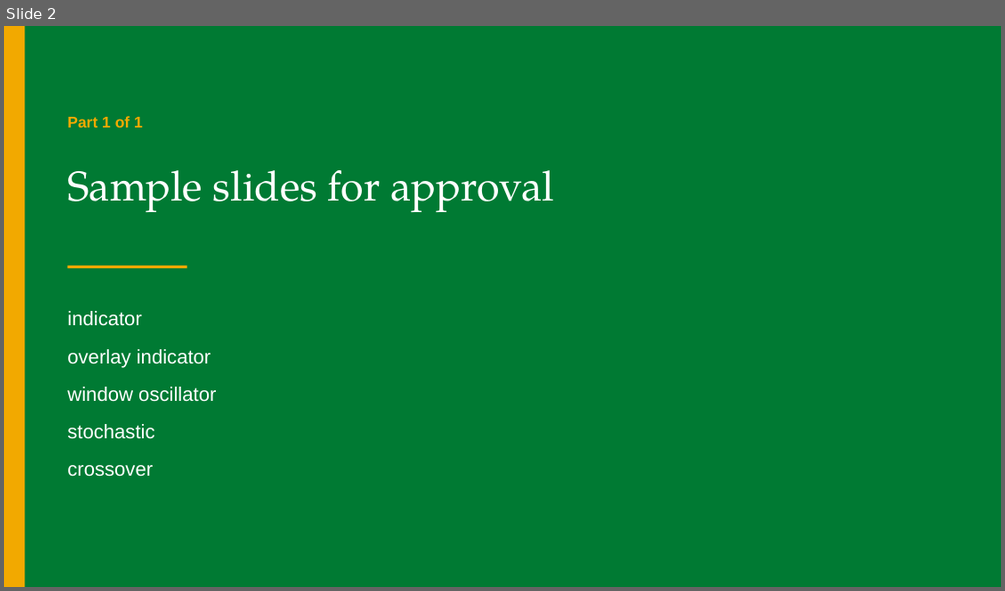
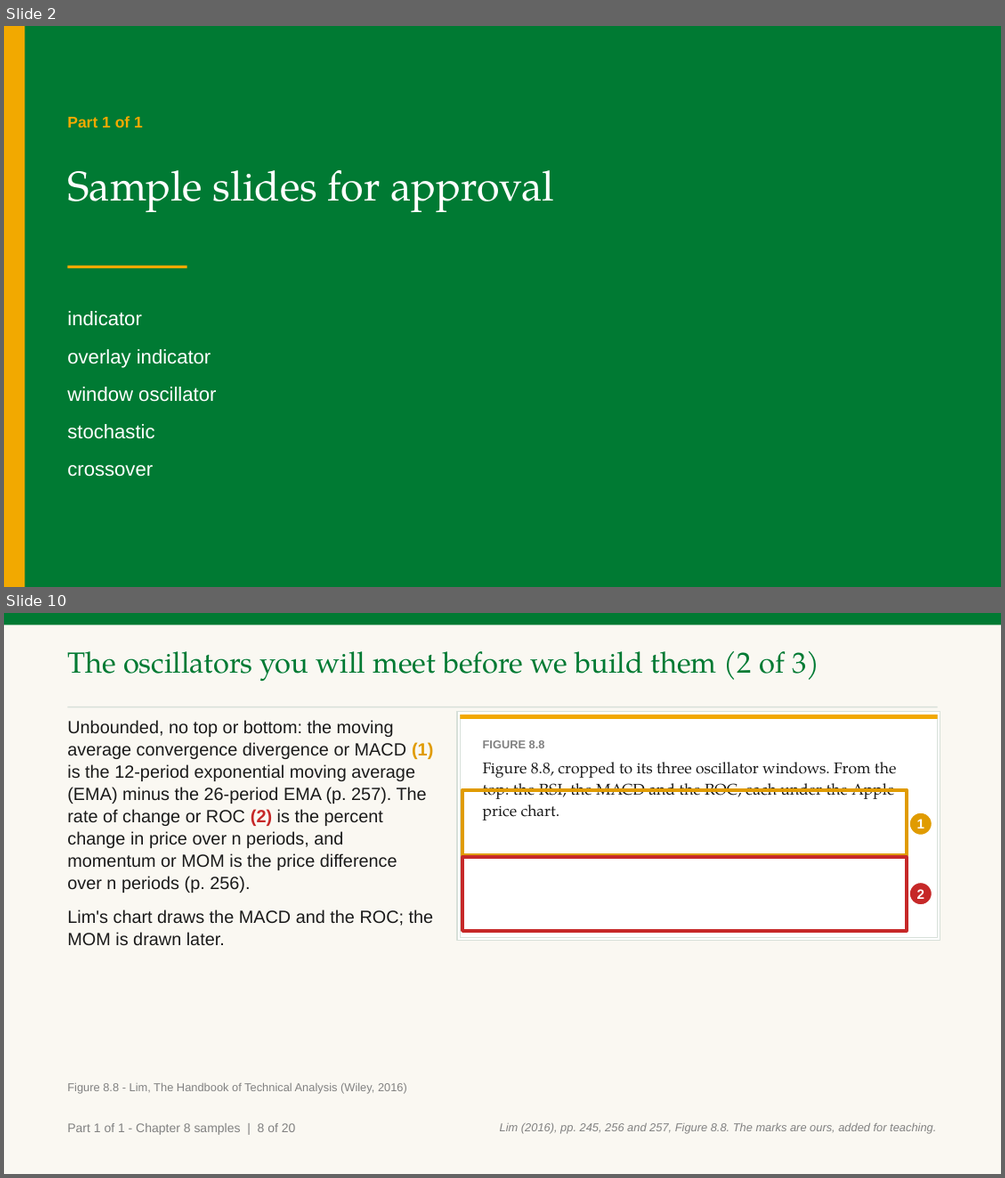
Before and after one commit to benjiesotelo-sudo/Telos_FIN1209, a slide deck: chapter-08/FIN1209-Chapter-08.pptx. Shown one above the other, each under a label of ours: slide 2 before the commit, slides 2 and 10 after it; the slides between them are not shown. The pictures are 1005x591 and 1005x1178 pixels, drawn with LibreOffice and Linux fonts; fonts in the diff are those of the drawing. Boxes give left, top, right and bottom in pixels: in the first picture for what was removed or moved away, otherwise in the second. Text is boxed around its words. In the diff, an @@ line names an element or a change of style, - is before the commit and + after.

Commit message:
Chapter 8 samples: pair each explanation with its chart the way Chapter 7 does (five new charts, Lim's Figures 8.17, 8.8 and 8.7 beside the oscillator list)

```diff
--- a/chapter-08/FIN1209-Chapter-08.pptx
+++ b/chapter-08/FIN1209-Chapter-08.pptx
@@ slide 10 added at (x1=4, y1=613, x2=1001, y2=1174), background #FFFFFF @@
@@ rectangle added at (x1=4, y1=613, x2=1001, y2=1174), fill #FAF8F2 @@
@@ rectangle added at (x1=4, y1=613, x2=1001, y2=625), fill #007A33 @@
@@ text added at (x1=67, y1=651, x2=819, y2=682), 28 pt, text #007A33 @@
+The oscillators you will meet before we build them (2 of 3)
@@ rectangle added at (x1=67, y1=706, x2=938, y2=708), fill #D7E0D9 @@
@@ rectangle added at (x1=457, y1=712, x2=940, y2=941), fill #FFFFFF, outline #D7E0D9 1 pt @@
@@ rectangle added at (x1=461, y1=714, x2=938, y2=938), fill #FFFFFF, outline #D7E0D9 1 pt @@
@@ rectangle added at (x1=461, y1=714, x2=938, y2=719), fill #F2A900 @@
@@ text added at (x1=67, y1=720, x2=434, y2=945), 17 pt, text #1A1A1A @@
+Unbounded, no top or bottom: the moving average convergence divergence or MACD (1) is the 12-period exponential moving average (EMA) minus the 26-period EMA (p. 257). The rate of change or ROC (2) is the percent change in price over n periods, and momentum or MOM is the price difference over n periods (p. 256).
+Lim's chart draws the MACD and the ROC; the MOM is drawn later.
@@ text added at (x1=483, y1=740, x2=897, y2=820), 15 pt, text #1A1A1A @@
+FIGURE 8.8
+Figure 8.8, cropped to its three oscillator windows. From the top: the RSI, the MACD and the ROC, each under the Apple price chart.
@@ rectangle added at (x1=462, y1=789, x2=906, y2=855), outline #E09B00 3.5 pt @@
@@ ellipse added at (x1=909, y1=812, x2=932, y2=835), fill #E09B00, outline #FFFFFF 1 pt, 13 pt, text #FFFFFF, bold @@
+1
@@ rectangle added at (x1=462, y1=857, x2=906, y2=931), outline #C62828 3.5 pt @@
@@ ellipse added at (x1=909, y1=882, x2=932, y2=905), fill #C62828, outline #FFFFFF 1 pt, 13 pt, text #FFFFFF, bold @@
+2
@@ text added at (x1=67, y1=1083, x2=407, y2=1093), 11 pt, text #818181 @@
+Figure 8.8 - Lim, The Handbook of Technical Analysis (Wiley, 2016)
@@ text added at (x1=67, y1=1123, x2=296, y2=1135), 12 pt, text #818181 @@
+Part 1 of 1 - Chapter 8 samples | 8 of 20
@@ text added at (x1=500, y1=1123, x2=936, y2=1134), 11 pt, text #818181, italic @@
+Lim (2016), pp. 245, 256 and 257, Figure 8.8. The marks are ours, added for teaching.
```
Also in this commit, not shown: 13 slides changed, 6 other slides added, 3 other files.
